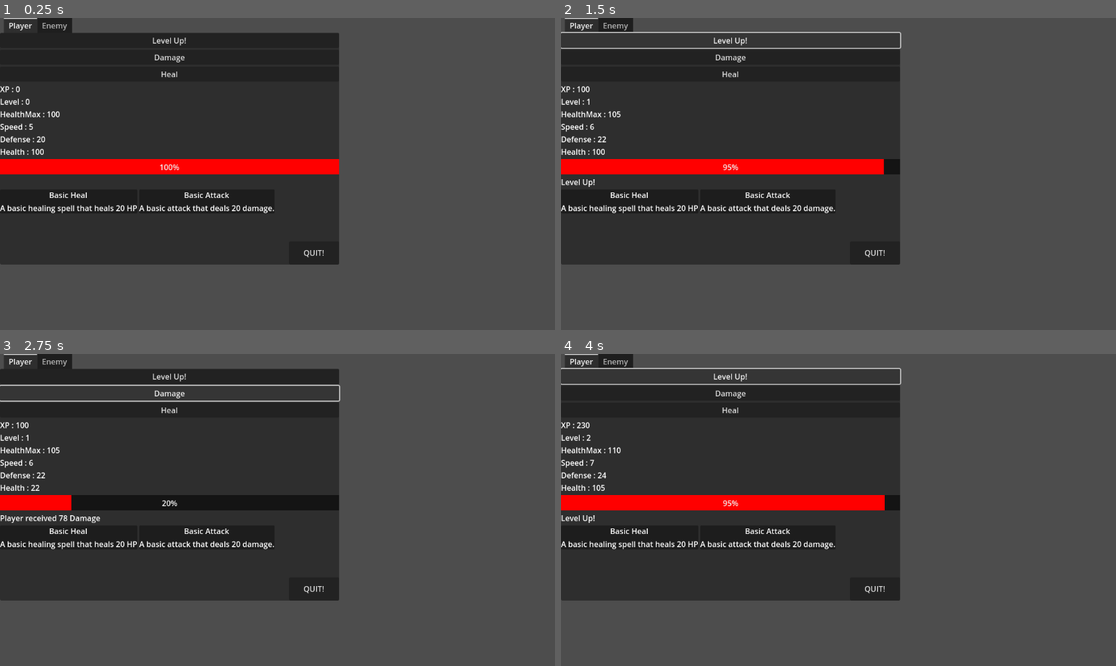
Above: before the commit, frames 1-4 (two rows, left to right).
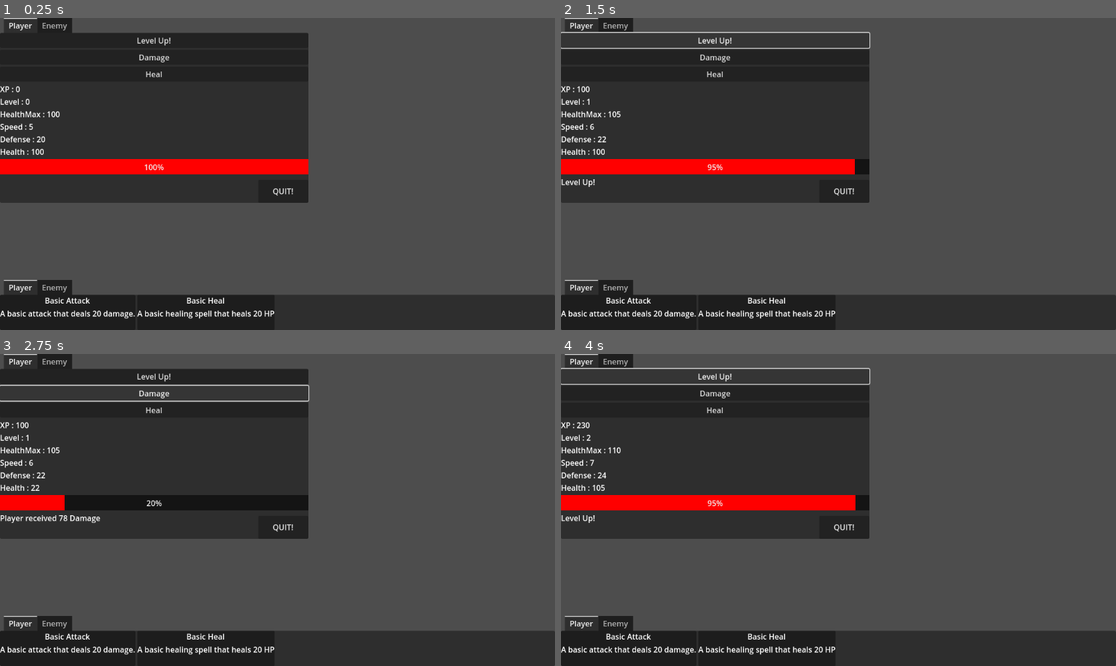
Above: after the commit, the same moments.

Repository: Smileanimations/Big-Buffoon-s-Bozo-Adventure
Game: Godot game, scene res://scenes/FightTest.tscn
Two runs of this game, one before a commit and one after it. Both use one fixed random seed, a clock stepped at 60 frames per second and the inputs below.
Inputs (mouse positions are in pixels of both pictures, inside the frame that each line leads up to):
- Up to frame 1 (0.25 s): no input
- Up to frame 2 (1.5 s): click (627, 311) at 0.52 s; click "Level Up!" at 1.25 s
- Up to frame 3 (2.75 s): click "Damage" at 2 s
- Up to frame 4 (4 s): click "Heal" at 2.75 s; click "Level Up!" at 3.5 s

The runs differ from the first frame. In frame 1, 27% of the frame differs, in the area x 0-100%, y 4-100%; in frame 2, 27%; in frame 3, 27%; in frame 4, 27%.

Commit message:
started adding a move menu thing. idfk man, it's 3am

Diff:
--- /dev/null
+++ b/moves/template/MoveMenu.tscn
@@ -0,0 +1,10 @@
+[gd_scene format=3 uid="uid://rnltwoc4i0da"]
+
+[node name="MoveMenu" type="HBoxContainer"]
+anchors_preset = 15
+anchor_right = 1.0
+anchor_bottom = 1.0
+grow_horizontal = 2
+grow_vertical = 2
+size_flags_horizontal = 3
+size_flags_vertical = 3
--- a/scenes/FightTest.tscn
+++ b/scenes/FightTest.tscn
@@ -9,19 +9,21 @@
 [node name="Characters" type="Node" parent="."]
 
 [node name="Player" parent="Characters" instance=ExtResource("1_v3fi4")]
+moveList = PackedStringArray("res://moves/attack/AttackBasic.tscn", "res://moves/heal/HealBasic.tscn")
 
 [node name="Enemy" parent="Characters" instance=ExtResource("1_v3fi4")]
 charFaction = "Enemy"
+moveList = PackedStringArray("res://moves/attack/AttackBasic.tscn", "res://moves/heal/HealBasic.tscn")
 
 [node name="chartools" type="TabContainer" parent="."]
-offset_right = 704.0
-offset_bottom = 512.0
+offset_right = 640.0
+offset_bottom = 384.0
 
 [node name="Quitbutton" type="Button" parent="."]
-offset_left = 600.0
-offset_top = 464.0
-offset_right = 704.0
-offset_bottom = 512.0
+offset_left = 536.0
+offset_top = 336.0
+offset_right = 640.0
+offset_bottom = 384.0
 text = "QUIT!"
 
 [node name="CharacterSelector" type="VBoxContainer" parent="."]
@@ -29,4 +31,9 @@
 offset_right = 1152.0
 offset_bottom = 448.0
 
+[node name="MoveMenu" type="TabContainer" parent="."]
+offset_top = 544.0
+offset_right = 1152.0
+offset_bottom = 648.0
+
 [connection signal="pressed" from="Quitbutton" to="." method="_on_quitbutton_pressed"]
--- a/scenes/toolbox.tscn
+++ b/scenes/toolbox.tscn
@@ -1,8 +1,6 @@
-[gd_scene load_steps=6 format=3 uid="uid://lrverdqosub2"]
+[gd_scene load_steps=4 format=3 uid="uid://lrverdqosub2"]
 
 [ext_resource type="Script" path="res://scripts/toolbox.gd" id="1_rcodo"]
-[ext_resource type="PackedScene" uid="uid://btujq7423kuwp" path="res://moves/heal/HealBasic.tscn" id="2_tx7k1"]
-[ext_resource type="PackedScene" uid="uid://b7pnotr0dgx2q" path="res://moves/attack/AttackBasic.tscn" id="3_rama0"]
 
 [sub_resource type="StyleBoxFlat" id="StyleBoxFlat_cqnyk"]
 bg_color = Color(0.0784314, 0.0784314, 0.0784314, 1)
@@ -49,13 +47,4 @@
 wait_time = 2.0
 one_shot = true
 
-[node name="MoveList" type="HBoxContainer" parent="."]
-layout_mode = 2
-
-[node name="BaseMove" parent="MoveList" instance=ExtResource("2_tx7k1")]
-layout_mode = 2
-
-[node name="BaseMove2" parent="MoveList" instance=ExtResource("3_rama0")]
-layout_mode = 2
-
 [connection signal="timeout" from="ResultTimer" to="." method="_on_timer_timeout"]
--- a/scripts/charformat.gd
+++ b/scripts/charformat.gd
@@ -30,6 +30,10 @@
 
 # The faction that the character belongs to
 @export_enum ("Player", "Enemy") var charFaction: String = "Player"
+
+# The moves that the character has
+@export var moveList : PackedStringArray
+
 
 # Called when the node enters the scene tree for the first time.
 func _ready():
@@ -127,3 +131,7 @@
 	statsChanged.emit()
 	#Just like the one up here ^ its sends a signal when the healing button is pressed
 	healthChanged.emit(healing)
+
+
+func moveSelected(what):
+	pass
--- a/scripts/fightTest.gd
+++ b/scripts/fightTest.gd
@@ -4,9 +4,12 @@
 
 @onready var charNode = $Characters
 @onready var toolNode = $chartools
+@onready var moveNode = $MoveMenu
+
 @onready var quitbutton = $Quitbutton
 
-var toolScene = "res://scenes/toolbox.tscn"
+var toolScene = preload("res://scenes/toolbox.tscn")
+var moveScene = preload("res://moves/template/MoveMenu.tscn")
 
 var fighters
 
@@ -14,7 +17,7 @@
 func _ready():
 	fighters = getFighters()
 	makeTools()
-
+	makeMoves()
 
 
 func getFighters():
@@ -23,10 +26,21 @@
 
 func makeTools():
 	for fighter in fighters:
-		var tool = load(toolScene).instantiate()
+		var tool = toolScene.instantiate()
 		toolNode.add_child(tool)
 		tool.startup(fighter)
 
 
+func makeMoves():
+	for fighter in fighters:
+		var menu = moveScene.instantiate()
+		moveNode.add_child(menu)
+		menu.set_name.call_deferred(fighter.name)
+		for move in fighter.moveList:
+			var moveChild = load(move).instantiate()
+			menu.add_child(moveChild)
+			moveChild.startup(fighter)
+
+
 func _on_quitbutton_pressed():
 	get_tree().quit()
